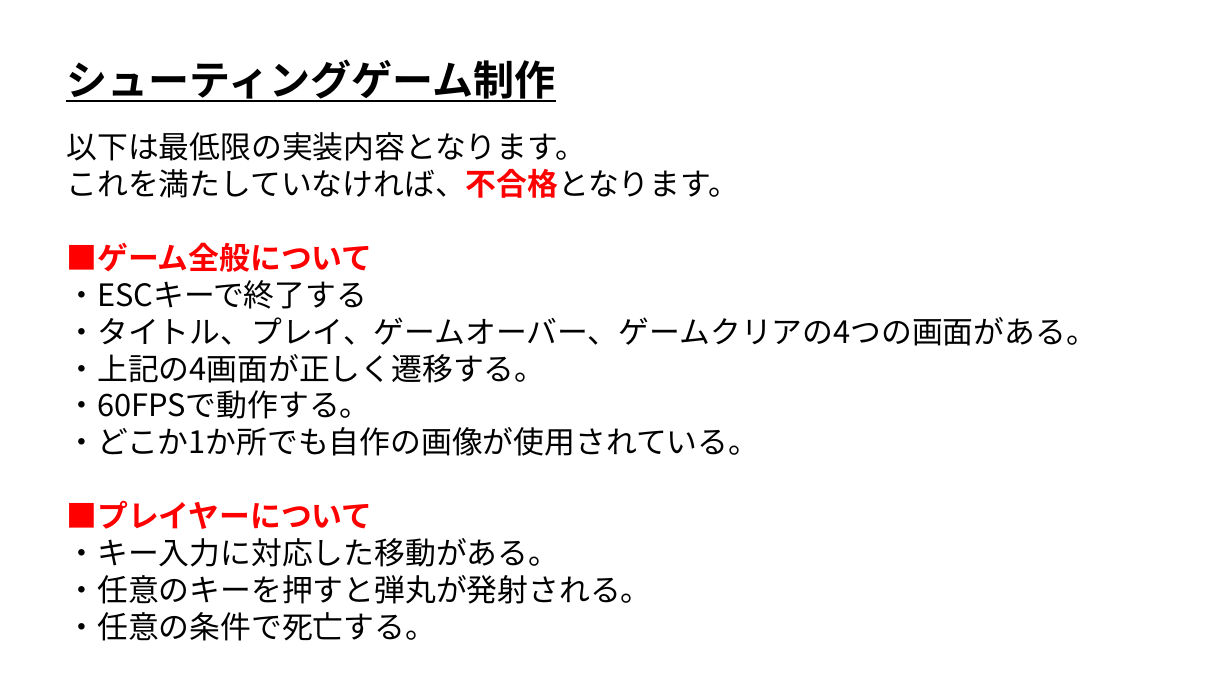
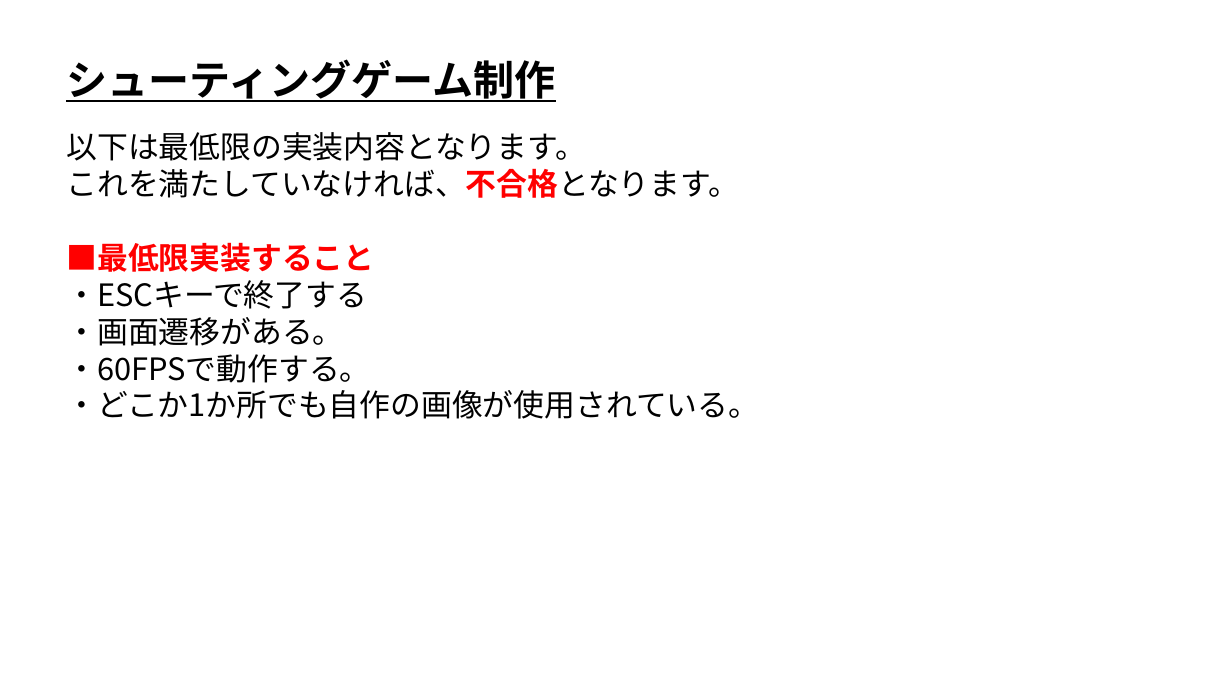
Before and after one commit to ArakiYusuke-Ohara/Textbook, a slide deck: slide 2 of ゲーム科1年/00_前期/ゲームプログラミングⅡ/05_シューティングゲーム制作.pptx. Drawn at 1232x693 pixels with LibreOffice and Linux fonts; fonts in the diff are those of the drawing. Boxes give left, top, right and bottom in pixels: in the first picture for what was removed or moved away, otherwise in the second. Text is boxed around its words. In the diff, an @@ line names an element or a change of style, - is before the commit and + after.

```diff
--- a/ゲーム科1年/00_前期/ゲームプログラミングⅡ/05_シューティングゲーム制作.pptx
+++ b/ゲーム科1年/00_前期/ゲームプログラミングⅡ/05_シューティングゲーム制作.pptx
@@ text at (x1=66, y1=242, x2=374, y2=272): text changed @@
-■ゲーム全般について
+■最低限実装すること
@@ text at (x1=66, y1=317, x2=343, y2=346): text changed @@
-・タイトル、プレイ、ゲームオーバー、ゲームクリアの4つの画面がある。
-・上記の4画面が正しく遷移する。
+・画面遷移がある。
@@ text at (x1=66, y1=500, x2=651, y2=641): paragraphs removed @@
-■プレイヤーについて
-・キー入力に対応した移動がある。
-・任意のキーを押すと弾丸が発射される。
-・任意の条件で死亡する。
```
Also in this commit, not shown: 1 other slide changed, 1 slide added, 1 slide removed, 1 other file.
